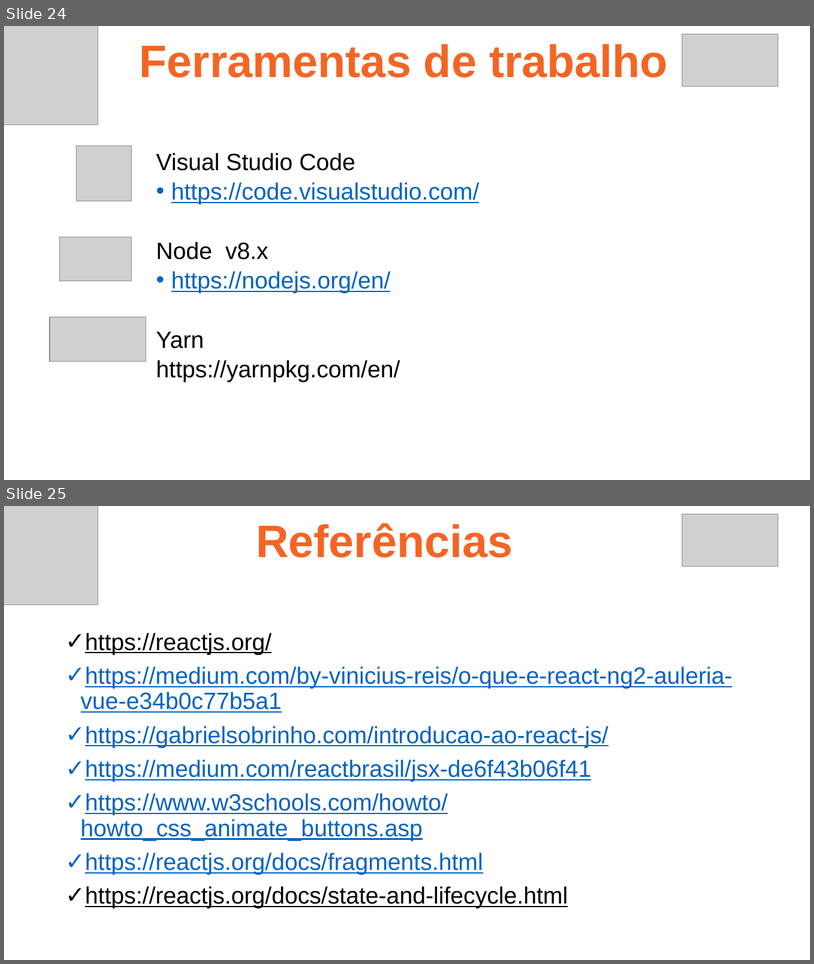
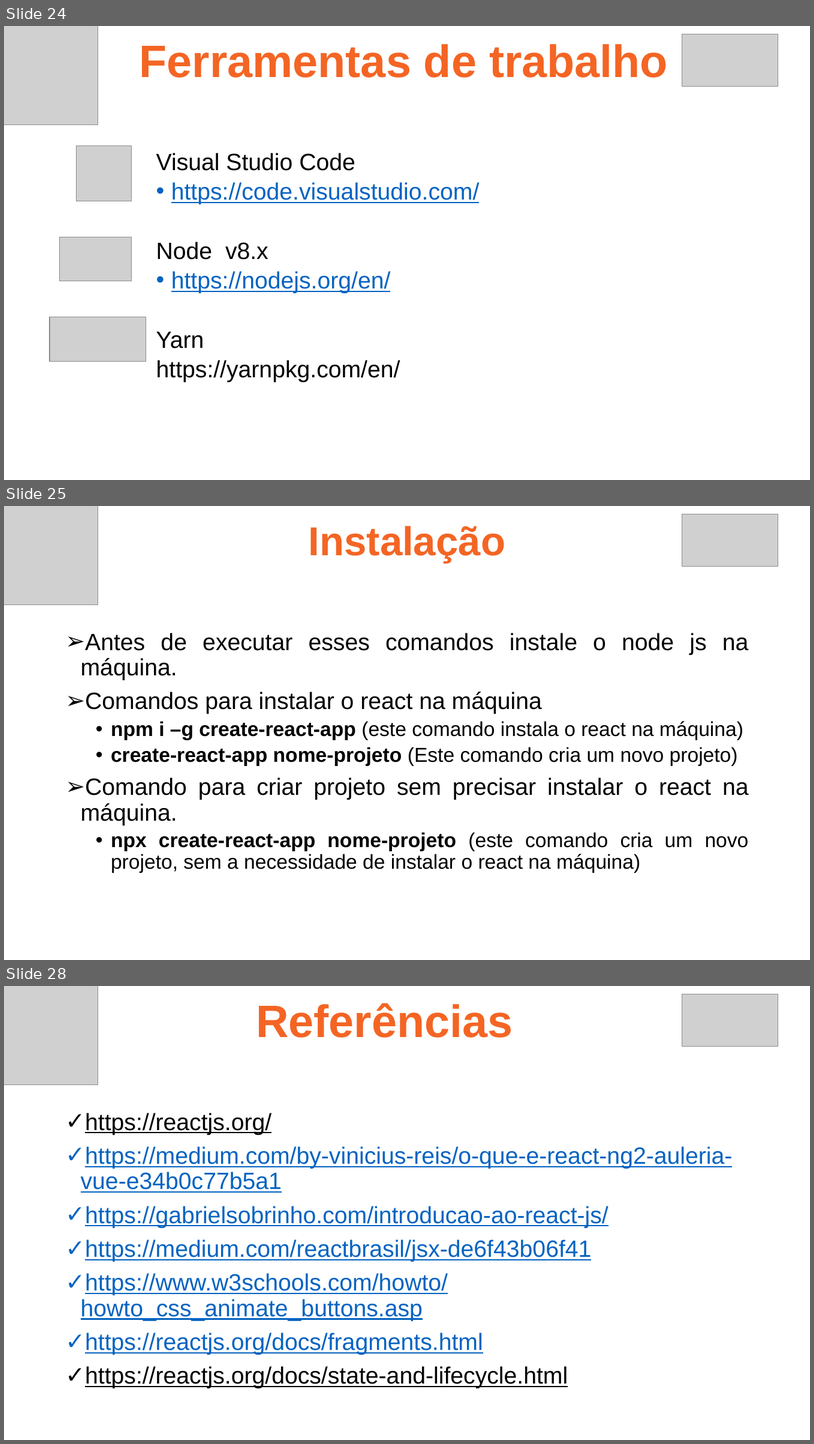
Before and after one commit to ruan4f/Treinamento_Node_React, a slide deck: material/ReactAula1.pptx. Shown one above the other, each under a label of ours: slides 24 and 25 before the commit, slides 24, 25 and 28 after it; the slides between them are not shown. The pictures are 814x964 and 814x1444 pixels, drawn with LibreOffice and Linux fonts; fonts in the diff are those of the drawing; grey boxes stand for pictures. Boxes give left, top, right and bottom in pixels: in the first picture for what was removed or moved away, otherwise in the second. Text is boxed around its words. In the diff, an @@ line names an element or a change of style, - is before the commit and + after.

```diff
--- a/material/ReactAula1.pptx
+++ b/material/ReactAula1.pptx
@@ slide 25 added at [4,506,810,960], background #FFFFFF @@
@@ picture added at [4,506,98,605] @@
@@ picture added at [683,514,779,566] @@
@@ text added at [309,526,506,563], 48 pt, text #F46524, bold @@
+Instalação
@@ text added at [81,633,749,873], 24 pt, text #000000 @@
+➢ Antes de executar esses comandos instale o node js na máquina.
+➢ Comandos para instalar o react na máquina
+  • npm i –g create-react-app (este comando instala o react na máquina)
+  • create-react-app nome-projeto (Este comando cria um novo projeto)
+➢ Comando para criar projeto sem precisar instalar o react na máquina.
+  • npx create-react-app nome-projeto (este comando cria um novo projeto, sem a necessidade de instalar o react na máquina)
@@ what was slide 25 is now slide 28 @@
```
Also in this commit, not shown: 2 other slides added, 45 other files.
